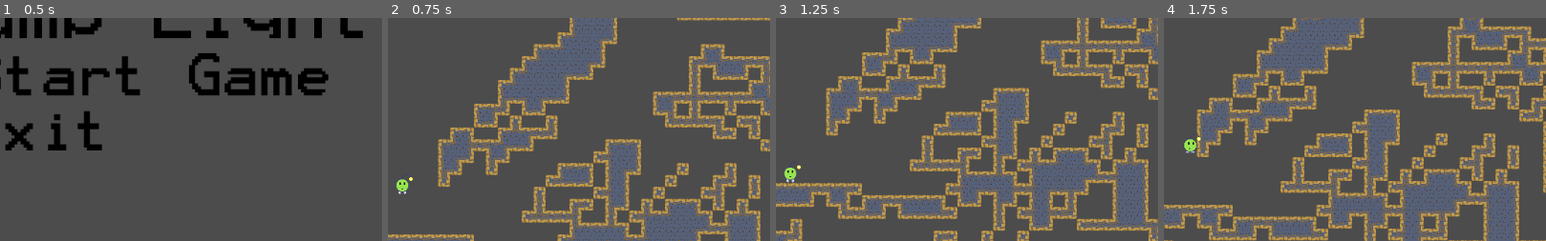
Above: before the commit, frames 1-4 (left to right).
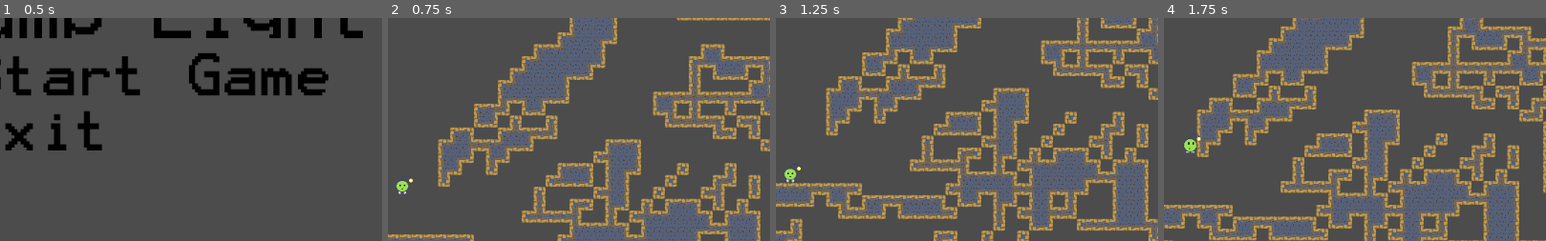
Above: after the commit, the same moments.

Repository: zcarter95/LightJump
Game: Godot game, scene res://Scenes/Title-Screen.tscn
Two runs of this game, one before a commit and one after it. Both use one fixed random seed, a clock stepped at 60 frames per second and the inputs below.
Inputs (mouse positions are % of the whole screen's width and height, from its top left):
- Up to frame 1 (0.5 s): no input
- Up to frame 2 (0.75 s): click (68, 31) at 0.5 s
- Up to frame 3 (1.25 s): no input
- Up to frame 4 (1.75 s): hold D (ui_right) from 1.28 s (still down); tap W (ui_up) at 1.35, 1.52 s
The pictures show only the part of the screen within x 48-98%, y 19-69%; the shares and areas given below are measured in that part.

Frame 1 is identical in both runs. In frame 2, less than 0.1% of the frame differs, in the area x 2-7%, y 70-76%; in frame 3, less than 0.1%, in the area x 2-7%, y 64-71%; in frame 4, nothing differs.
Error before the commit: Invalid get index 'type' (on base: 'InputEventKey'). (res://Scenes/Light2D.gd:9)

Commit message:
player script edits

Diff:
--- a/Player2.gd
+++ b/Player2.gd
@@ -1,5 +1,6 @@
 extends KinematicBody2D
 onready var animatedSprite = $AnimatedSprite
+onready var light2D = $Light2D
 
 #Jump
 export var fall_gravity_scale := 200.0
@@ -19,16 +20,20 @@
 	if Input.is_action_just_released("ui_up"):
 		jump_released = true
 
+
 	#Applying gravity to player
 	velocity += Vector2.DOWN * earth_gravity * gravity_scale * delta
+
 
 	#Jump Physics
 	if velocity.y > 0: #Player is falling
 		#Falling action is faster than jumping action | Like in mario
 		#On falling we apply a second gravity to thce player
 		#We apply ((gravity_scale + fall_gravity_scale) * earth_gravity) gravity on the player
+		animatedSprite.play ("Idle")
+		light2D.visible = false
 		velocity += Vector2.DOWN * earth_gravity * fall_gravity_scale * delta
-		animatedSprite.play("Jump")
+
 
 	elif velocity.y < 0 && jump_released: #Player is jumping
 		#Jump Height depends on how long you will hold key
@@ -37,10 +42,15 @@
 		#It result on a lower jump
 		velocity += Vector2.DOWN * earth_gravity * low_jump_gravity_scale * delta
 
+
 	if on_floor:
 		if Input.is_action_just_pressed("ui_up"):
 			velocity = Vector2.UP * jump_power #Normal Jump action
 			jump_released = false
+	if Input.is_action_just_pressed("ui_up"):
+		animatedSprite.play("Jump")
+
+
 
 
 	if Input.is_action_pressed("ui_right"):
@@ -51,7 +61,12 @@
 		animatedSprite.play("Walk-left")
 	else:
 		velocity.x = 0
-		animatedSprite.play("Idle")
+
+	if velocity.x && velocity.y == 0:
+		animatedSprite.play("Jump")
+		light2D.visible = true
+
+
 
 	velocity = move_and_slide(velocity, Vector2.UP)
 
--- a/Scenes/Player.tscn
+++ b/Scenes/Player.tscn
@@ -1,126 +1,125 @@
-[gd_scene load_steps=33 format=2]
+[gd_scene load_steps=32 format=2]
 
 [ext_resource path="res://Sprites/Jump Ball Idle-Sheet.png" type="Texture" id=1]
 [ext_resource path="res://Player2.gd" type="Script" id=2]
 [ext_resource path="res://Sprites/Jump Ball Running Animation-Sheet.png" type="Texture" id=3]
 [ext_resource path="res://Sprites/Titlescreen/Color maplightmask.png" type="Texture" id=4]
-[ext_resource path="res://Scenes/Light2D.gd" type="Script" id=5]
 [ext_resource path="res://Sprites/Jump.png" type="Texture" id=6]
 [ext_resource path="res://Sprites/Jump Ball Run Left Animation-Sheet.png" type="Texture" id=7]
 
 [sub_resource type="AtlasTexture" id=1]
+atlas = ExtResource( 6 )
+region = Rect2( 0, 0, 32, 32 )
+
+[sub_resource type="AtlasTexture" id=2]
+atlas = ExtResource( 3 )
+region = Rect2( 0, 0, 32, 32 )
+
+[sub_resource type="AtlasTexture" id=3]
+atlas = ExtResource( 3 )
+region = Rect2( 32, 0, 32, 32 )
+
+[sub_resource type="AtlasTexture" id=4]
+atlas = ExtResource( 3 )
+region = Rect2( 64, 0, 32, 32 )
+
+[sub_resource type="AtlasTexture" id=5]
+atlas = ExtResource( 3 )
+region = Rect2( 96, 0, 32, 32 )
+
+[sub_resource type="AtlasTexture" id=6]
+atlas = ExtResource( 3 )
+region = Rect2( 128, 0, 32, 32 )
+
+[sub_resource type="AtlasTexture" id=7]
+atlas = ExtResource( 3 )
+region = Rect2( 160, 0, 32, 32 )
+
+[sub_resource type="AtlasTexture" id=8]
+atlas = ExtResource( 3 )
+region = Rect2( 192, 0, 32, 32 )
+
+[sub_resource type="AtlasTexture" id=9]
+atlas = ExtResource( 3 )
+region = Rect2( 224, 0, 32, 32 )
+
+[sub_resource type="AtlasTexture" id=10]
 atlas = ExtResource( 1 )
 region = Rect2( 0, 0, 32, 32 )
 
-[sub_resource type="AtlasTexture" id=2]
+[sub_resource type="AtlasTexture" id=11]
 atlas = ExtResource( 1 )
 region = Rect2( 32, 0, 32, 32 )
 
-[sub_resource type="AtlasTexture" id=3]
+[sub_resource type="AtlasTexture" id=12]
 atlas = ExtResource( 1 )
 region = Rect2( 64, 0, 32, 32 )
 
-[sub_resource type="AtlasTexture" id=4]
+[sub_resource type="AtlasTexture" id=13]
 atlas = ExtResource( 1 )
 region = Rect2( 96, 0, 32, 32 )
 
-[sub_resource type="AtlasTexture" id=5]
+[sub_resource type="AtlasTexture" id=14]
 atlas = ExtResource( 1 )
 region = Rect2( 128, 0, 32, 32 )
 
-[sub_resource type="AtlasTexture" id=6]
+[sub_resource type="AtlasTexture" id=15]
 atlas = ExtResource( 1 )
 region = Rect2( 160, 0, 32, 32 )
 
-[sub_resource type="AtlasTexture" id=7]
-atlas = ExtResource( 3 )
-region = Rect2( 0, 0, 32, 32 )
-
-[sub_resource type="AtlasTexture" id=8]
-atlas = ExtResource( 3 )
-region = Rect2( 32, 0, 32, 32 )
-
-[sub_resource type="AtlasTexture" id=9]
-atlas = ExtResource( 3 )
-region = Rect2( 64, 0, 32, 32 )
-
-[sub_resource type="AtlasTexture" id=10]
-atlas = ExtResource( 3 )
-region = Rect2( 96, 0, 32, 32 )
-
-[sub_resource type="AtlasTexture" id=11]
-atlas = ExtResource( 3 )
-region = Rect2( 128, 0, 32, 32 )
-
-[sub_resource type="AtlasTexture" id=12]
-atlas = ExtResource( 3 )
-region = Rect2( 160, 0, 32, 32 )
-
-[sub_resource type="AtlasTexture" id=13]
-atlas = ExtResource( 3 )
-region = Rect2( 192, 0, 32, 32 )
-
-[sub_resource type="AtlasTexture" id=14]
-atlas = ExtResource( 3 )
-region = Rect2( 224, 0, 32, 32 )
-
-[sub_resource type="AtlasTexture" id=15]
+[sub_resource type="AtlasTexture" id=16]
 atlas = ExtResource( 7 )
 region = Rect2( 0, 0, 32, 32 )
 
-[sub_resource type="AtlasTexture" id=16]
+[sub_resource type="AtlasTexture" id=17]
 atlas = ExtResource( 7 )
 region = Rect2( 32, 0, 32, 32 )
 
-[sub_resource type="AtlasTexture" id=17]
+[sub_resource type="AtlasTexture" id=18]
 atlas = ExtResource( 7 )
 region = Rect2( 64, 0, 32, 32 )
 
-[sub_resource type="AtlasTexture" id=18]
+[sub_resource type="AtlasTexture" id=19]
 atlas = ExtResource( 7 )
 region = Rect2( 96, 0, 32, 32 )
 
-[sub_resource type="AtlasTexture" id=19]
+[sub_resource type="AtlasTexture" id=20]
 atlas = ExtResource( 7 )
 region = Rect2( 128, 0, 32, 32 )
 
-[sub_resource type="AtlasTexture" id=20]
+[sub_resource type="AtlasTexture" id=21]
 atlas = ExtResource( 7 )
 region = Rect2( 160, 0, 32, 32 )
 
-[sub_resource type="AtlasTexture" id=21]
+[sub_resource type="AtlasTexture" id=22]
 atlas = ExtResource( 7 )
 region = Rect2( 192, 0, 32, 32 )
 
-[sub_resource type="AtlasTexture" id=22]
+[sub_resource type="AtlasTexture" id=23]
 atlas = ExtResource( 7 )
 region = Rect2( 224, 0, 32, 32 )
 
-[sub_resource type="AtlasTexture" id=23]
-atlas = ExtResource( 6 )
-region = Rect2( 0, 0, 32, 32 )
-
 [sub_resource type="SpriteFrames" id=24]
 animations = [ {
-"frames": [ SubResource( 1 ), SubResource( 2 ), SubResource( 3 ), SubResource( 4 ), SubResource( 5 ), SubResource( 6 ) ],
+"frames": [ SubResource( 1 ) ],
+"loop": true,
+"name": "Jump",
+"speed": 12.0
+}, {
+"frames": [ SubResource( 2 ), SubResource( 3 ), SubResource( 4 ), SubResource( 5 ), SubResource( 6 ), SubResource( 7 ), SubResource( 8 ), SubResource( 9 ) ],
+"loop": true,
+"name": "Walk-right",
+"speed": 12.0
+}, {
+"frames": [ SubResource( 10 ), SubResource( 11 ), SubResource( 12 ), SubResource( 13 ), SubResource( 14 ), SubResource( 15 ) ],
 "loop": true,
 "name": "Idle",
 "speed": 12.0
 }, {
-"frames": [ SubResource( 7 ), SubResource( 8 ), SubResource( 9 ), SubResource( 10 ), SubResource( 11 ), SubResource( 12 ), SubResource( 13 ), SubResource( 14 ) ],
-"loop": true,
-"name": "Walk-right",
-"speed": 12.0
-}, {
-"frames": [ SubResource( 15 ), SubResource( 16 ), SubResource( 17 ), SubResource( 18 ), SubResource( 19 ), SubResource( 20 ), SubResource( 21 ), SubResource( 22 ) ],
+"frames": [ SubResource( 16 ), SubResource( 17 ), SubResource( 18 ), SubResource( 19 ), SubResource( 20 ), SubResource( 21 ), SubResource( 22 ), SubResource( 23 ) ],
 "loop": true,
 "name": "Walk-left",
-"speed": 5.0
-}, {
-"frames": [ SubResource( 23 ) ],
-"loop": true,
-"name": "Jump",
-"speed": 5.0
+"speed": 12.0
 } ]
 
 [sub_resource type="CapsuleShape2D" id=25]
@@ -135,12 +134,6 @@
 animation = "Jump"
 playing = true
 
-[node name="Light2D" type="Light2D" parent="AnimatedSprite"]
-visible = false
-scale = Vector2( 1.6, 1.44 )
-texture = ExtResource( 4 )
-script = ExtResource( 5 )
-
 [node name="CollisionShape2D" type="CollisionShape2D" parent="."]
 visible = false
 shape = SubResource( 25 )
@@ -154,3 +147,8 @@
 drag_margin_top = 0.98
 drag_margin_right = 0.77
 drag_margin_bottom = 0.98
+
+[node name="Light2D" type="Light2D" parent="."]
+visible = false
+scale = Vector2( 1.6, 1.44 )
+texture = ExtResource( 4 )
